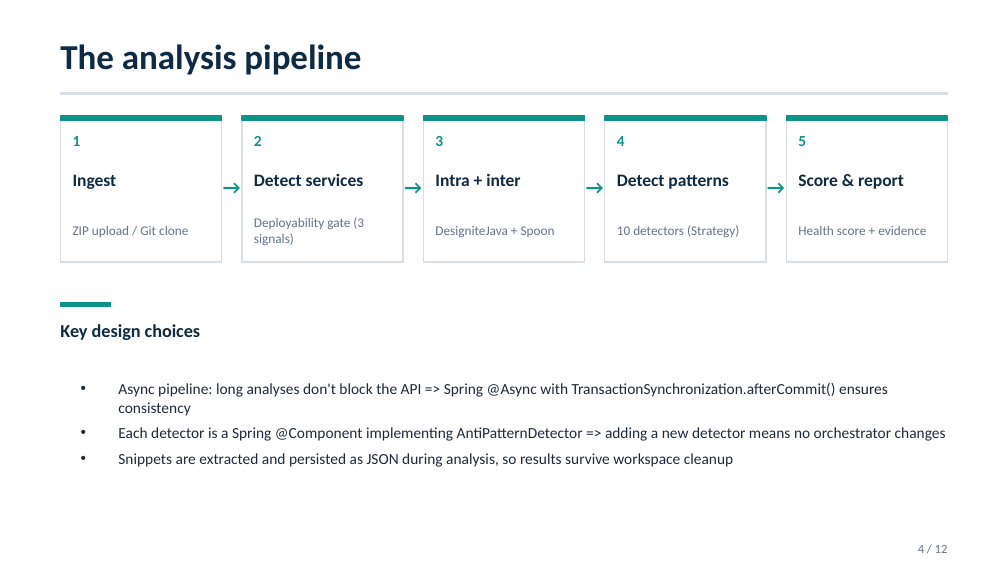
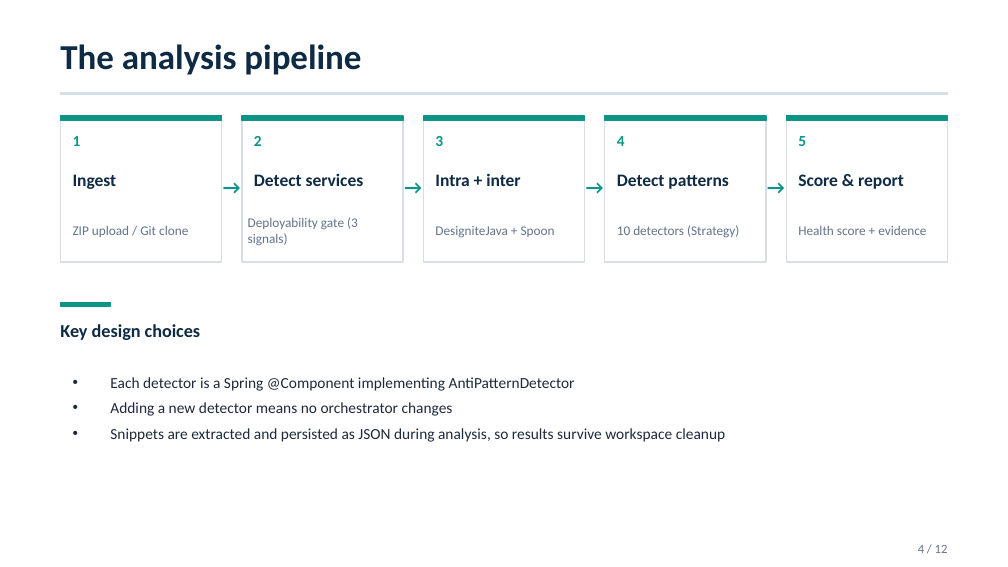
Before and after one commit to andrei45635/dissertation_backend, a slide deck: slide 4 of thesis/presentation/MSA_Detector_Defense_v2.pptx. Drawn at 1008x567 pixels with LibreOffice and Linux fonts; fonts in the diff are those of the drawing. Boxes give left, top, right and bottom in pixels: in the first picture for what was removed or moved away, otherwise in the second. Text is boxed around its words. In the diff, an @@ line names an element or a change of style, - is before the commit and + after.

Commit message:
update presentation

```diff
--- a/thesis/presentation/MSA_Detector_Defense_v2.pptx
+++ b/thesis/presentation/MSA_Detector_Defense_v2.pptx
@@ text "Deployability gate (3 signals)": place and size @@
-text "Deployability gate (3 signals)" at [254,217,364,245]
+text "Deployability gate (3 signals)" at [248,217,358,245]
@@ text "Each detector is a Spring ...": place and size @@
-text "Each detector is a Spring ..." at [118,383,946,467]
+text "Each detector is a Spring ..." at [110,377,725,442]
@@ text at [110,377,575,416]: text changed @@
-• Async pipeline: long analyses don't block the API => Spring @Async with TransactionSynchronization.afterCommit() ensures consistency
-• Each detector is a Spring @Component implementing AntiPatternDetector => adding a new detector means no orchestrator changes
+• Each detector is a Spring @Component implementing AntiPatternDetector
+• Adding a new detector means no orchestrator changes
```
Also in this commit, not shown: 2 other slides changed, 4 slides added, 3 other files.
